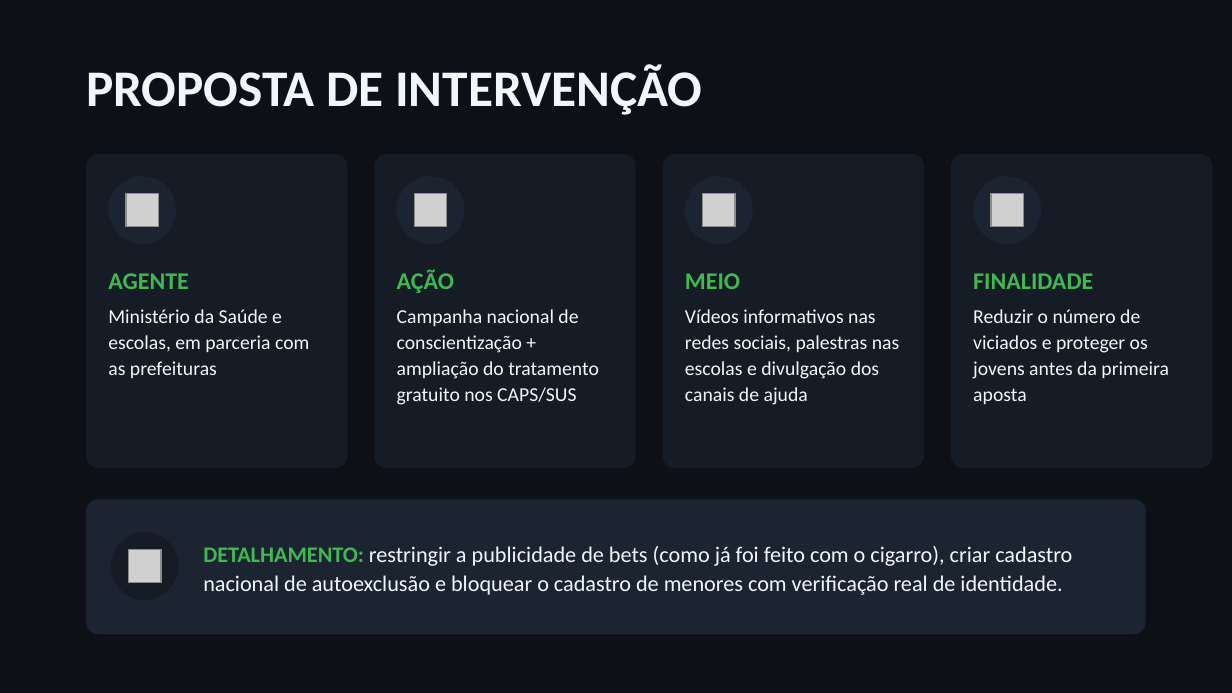
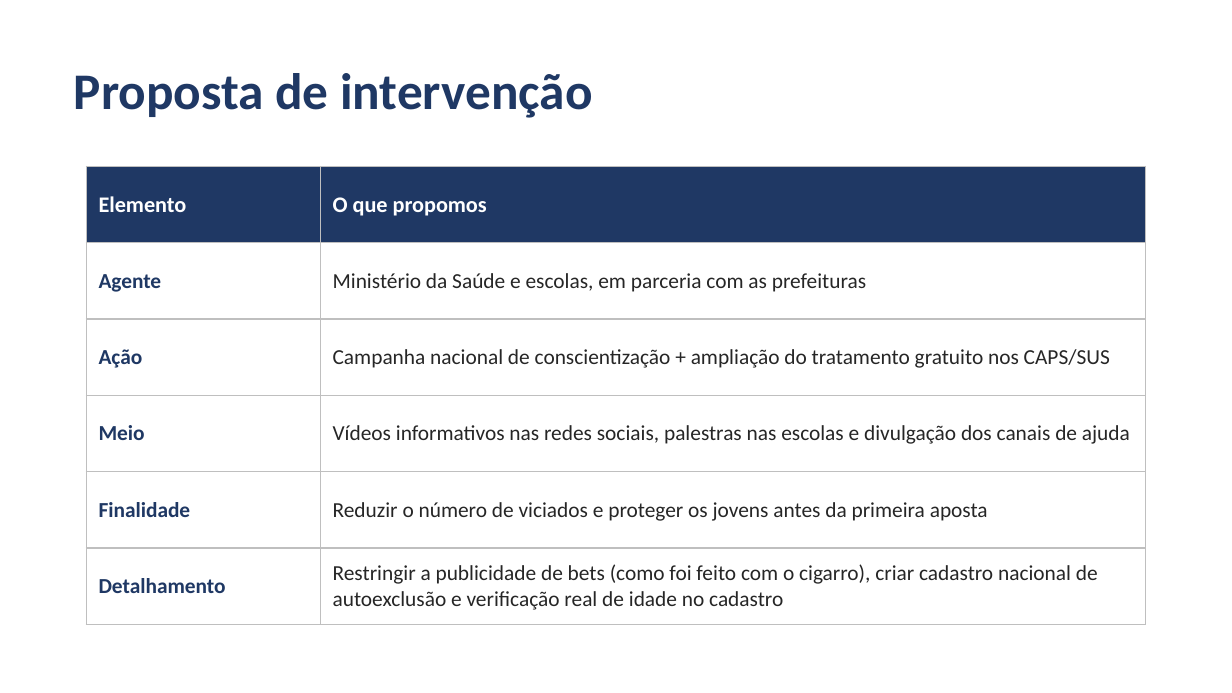
Before and after one commit to outletdoscabides10-cell/universo-site, a slide deck: slide 10 of trabalho-vicio-em-bets/vicio-em-bets.pptx. Drawn at 1232x693 pixels with LibreOffice and Linux fonts; fonts in the diff are those of the drawing; grey boxes stand for pictures. Boxes give left, top, right and bottom in pixels: in the first picture for what was removed or moved away, otherwise in the second. Text is boxed around its words. In the diff, an @@ line names an element or a change of style, - is before the commit and + after.

```diff
--- a/trabalho-vicio-em-bets/vicio-em-bets.pptx
+++ b/trabalho-vicio-em-bets/vicio-em-bets.pptx
@@ background #0D1117 to #FFFFFF @@
@@ text at [74,73,592,118]: text changed; text colour #F0F6FC to #1F3864 @@
-PROPOSTA DE INTERVENÇÃO
+Proposta de intervenção
@@ rounded rectangle removed at [86,154,347,468] @@
@@ table added at [86,166,1146,614], 6 rows, 2 columns @@
+Elemento | O que propomos
+Agente | Ministério da Saúde e escolas, em parceria com as prefeituras
+Ação | Campanha nacional de conscientização + ampliação do tratamento gratuito nos CAPS/SUS
+Meio | Vídeos informativos nas redes sociais, palestras nas escolas e divulgação dos canais de ajuda
+Finalidade | Reduzir o número de viciados e proteger os jovens antes da primeira aposta
+Detalhamento | Restringir a publicidade de bets (como foi feito com o cigarro), criar cadastro nacional de autoexclusão e verificação real de idade no cadastro
@@ ellipse removed at [108,176,176,244] @@
@@ rounded rectangle removed at [375,154,636,468] @@
@@ ellipse removed at [397,176,464,244] @@
@@ rounded rectangle removed at [663,154,924,468] @@
@@ ellipse removed at [685,176,753,244] @@
@@ rounded rectangle removed at [951,154,1212,468] @@
@@ ellipse removed at [973,176,1041,244] @@
@@ picture removed at [126,193,158,225] @@
@@ picture removed at [414,193,446,225] @@
@@ picture removed at [702,193,734,225] @@
@@ picture removed at [991,193,1023,225] @@
@@ text removed at [397,269,454,293] @@
-AÇÃO
@@ text removed at [108,273,189,289] @@
-AGENTE
@@ text removed at [685,273,740,289] @@
-MEIO
@@ text removed at [973,273,1093,289] @@
-FINALIDADE
@@ text removed at [108,309,309,378] @@
-Ministério da Saúde e escolas, em parceria com as prefeituras
@@ text removed at [397,309,599,405] @@
-Campanha nacional de conscientização + ampliação do tratamento gratuito nos CAPS/SUS
@@ text removed at [685,309,899,405] @@
-Vídeos informativos nas redes sociais, palestras nas escolas e divulgação dos canais de ajuda
@@ text removed at [973,309,1169,404] @@
-Reduzir o número de viciados e proteger os jovens antes da primeira aposta
@@ rounded rectangle removed at [86,499,1146,634] @@
@@ ellipse removed at [111,532,179,600] @@
@@ picture removed at [128,549,160,582] @@
@@ text removed at [203,546,1072,595] @@
-DETALHAMENTO: restringir a publicidade de bets (como já foi feito com o cigarro), criar cadastro nacional de autoexclusão e bloquear o cadastro de menores com verificação real de identidade.
```
Also in this commit, not shown: 10 other slides changed.
